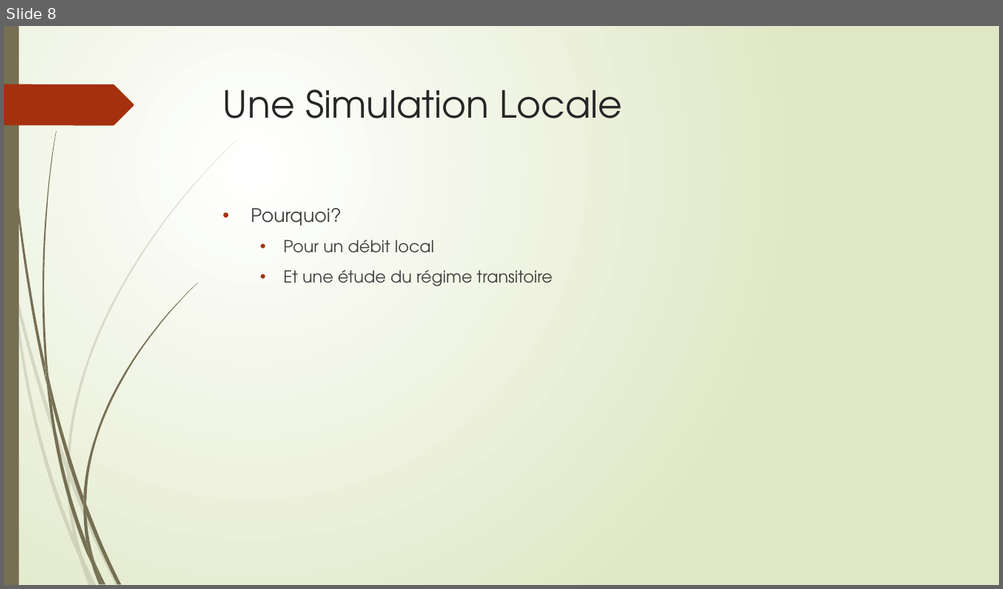
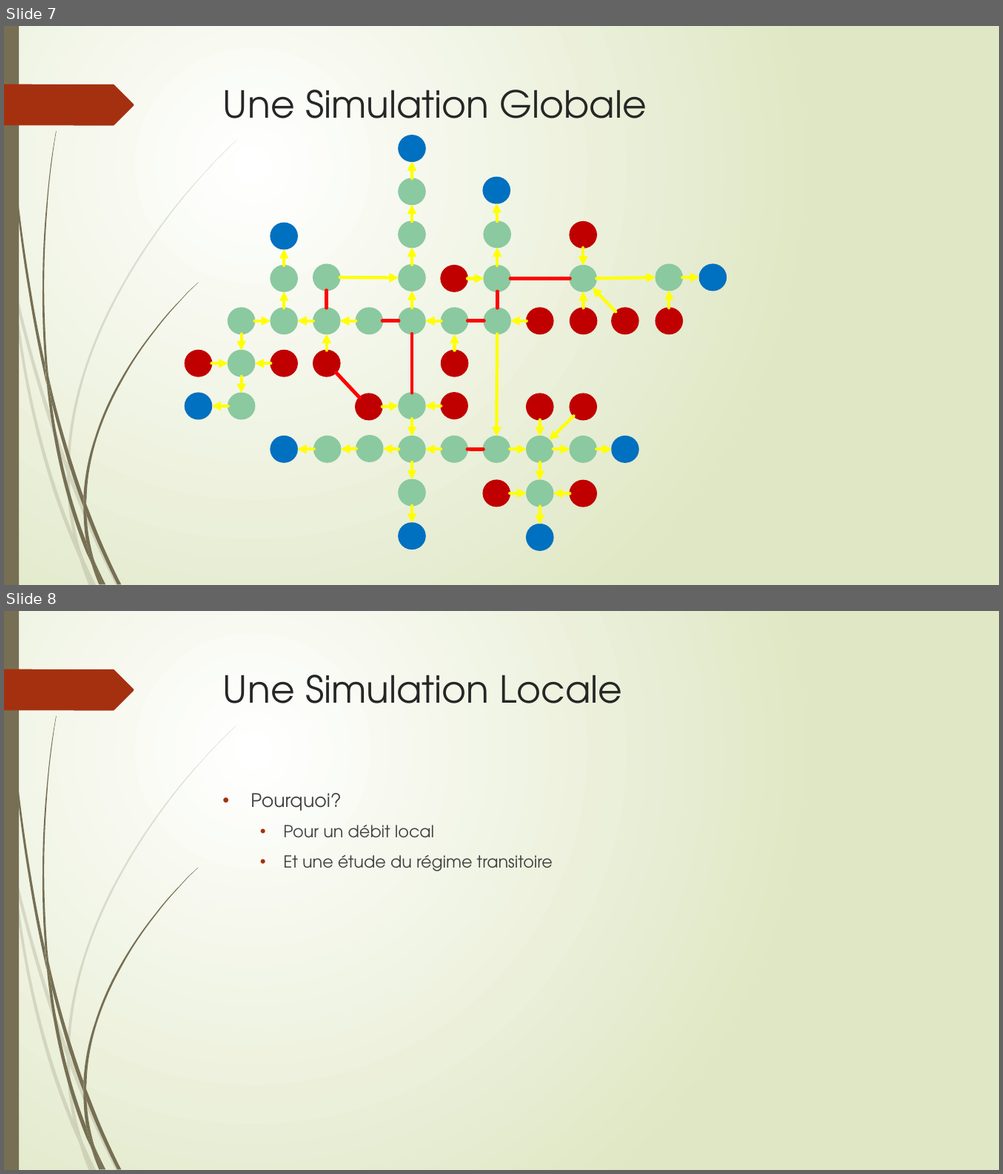
Before and after one commit to Poroing/CrowdDeplacementOptimisation, a slide deck: Présentation/presentation_finale.pptm. Shown one above the other, each under a label of ours: slide 8 before the commit, slides 7 and 8 after it. The pictures are 1003x589 and 1003x1174 pixels, drawn with LibreOffice and Linux fonts; fonts in the diff are those of the drawing. Boxes give left, top, right and bottom in pixels: in the first picture for what was removed or moved away, otherwise in the second. Text is boxed around its words. In the diff, an @@ line names an element or a change of style, - is before the commit and + after.

```diff
--- a/Présentation/presentation_finale.pptm
+++ b/Présentation/presentation_finale.pptm
@@ slide 7 added at (x1=4, y1=26, x2=999, y2=585), background gradient #FFFFFF to #DFE8C4; not listed: 24 template elements that a slide beside it also shows @@
@@ title added at (x1=223, y1=90, x2=646, y2=136), 36 pt, text #262626 @@
+Une Simulation Globale
@@ group added at (x1=185, y1=136, x2=726, y2=551): 53 ellipses, 47 arrows, 8 lines @@
```
Also in this commit, not shown: 1 slide changed, 4 other slides added, 5 slides removed.
